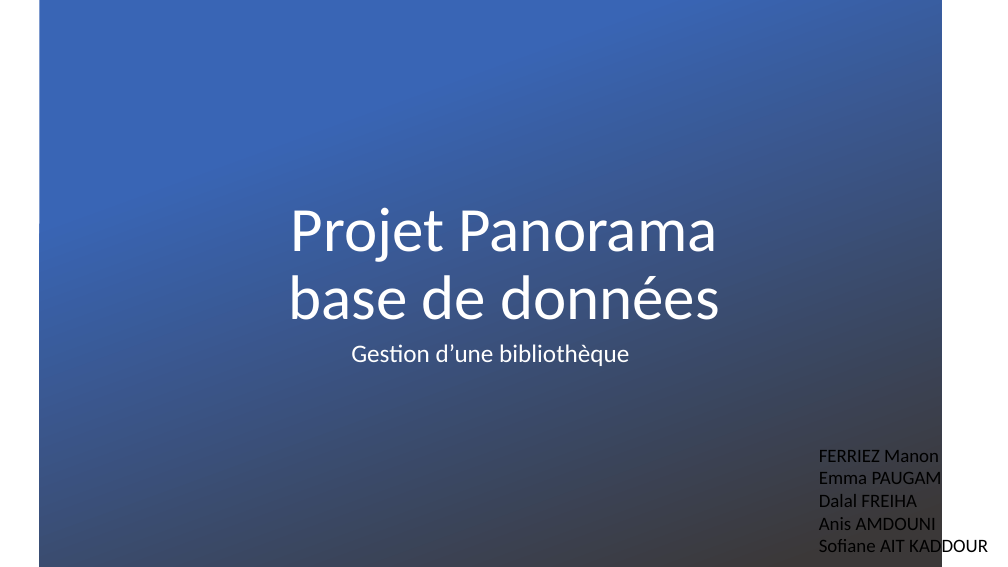
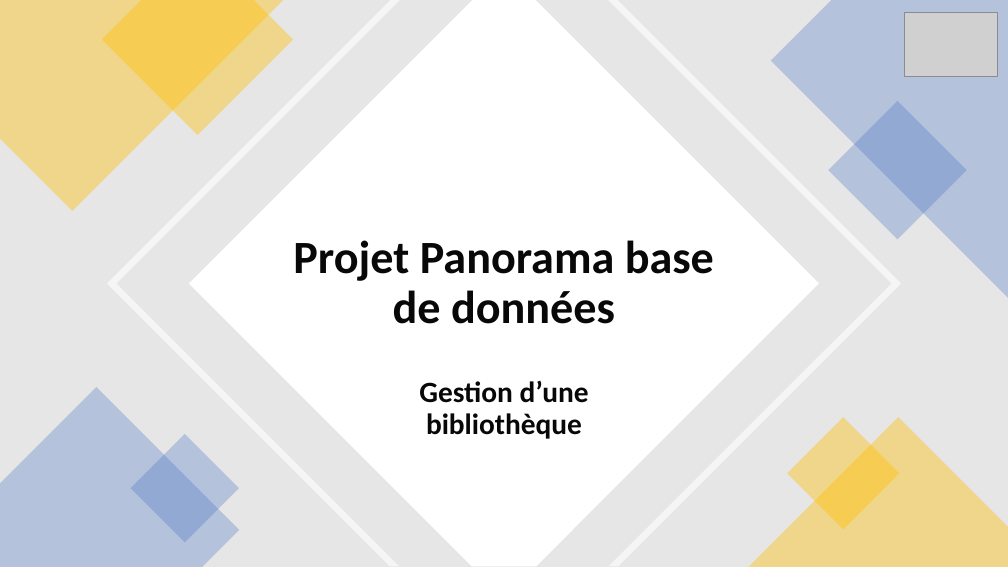
Before and after one commit to Anistea/Biblioth-que, a slide deck: slide 1 of PowerPoint_Projet Panorama base de données.pptx. Drawn at 1008x567 pixels with LibreOffice and Linux fonts; fonts in the diff are those of the drawing; grey boxes stand for pictures; background and template pictures are left out. Boxes give left, top, right and bottom in pixels: in the first picture for what was removed or moved away, otherwise in the second. Text is boxed around its words. In the diff, an @@ line names an element or a change of style, - is before the commit and + after.

```diff
--- a/PowerPoint_Projet Panorama base de données.pptx
+++ b/PowerPoint_Projet Panorama base de données.pptx
@@ rectangle: place and size @@
-rectangle at bbox=[39, 0, 941, 567]
+rectangle at bbox=[0, 0, 1008, 567]
@@ rectangle at bbox=[0, 0, 1008, 567]: fill gradient #3965B5 to #3B3838 to #E7E6E6 @@
@@ freeform shape added at bbox=[0, 0, 283, 211], fill #FFC000 at 40% opacity @@
@@ freeform shape added at bbox=[102, 0, 293, 135], fill #FFC000 at 40% opacity @@
@@ freeform shape added at bbox=[107, 0, 901, 567], fill #FFFFFF at 60% opacity @@
@@ freeform shape added at bbox=[189, 0, 819, 567], fill #FFFFFF @@
@@ freeform shape added at bbox=[771, 0, 1008, 298], fill #4472C4 at 30% opacity @@
@@ picture added at bbox=[905, 13, 998, 77] @@
@@ rectangle added at bbox=[828, 101, 967, 240], fill #4472C4 at 30% opacity @@
@@ title "Projet Panorama base de données": place and size @@
-title "Projet Panorama base de données" at bbox=[288, 207, 720, 320]
+title "Projet Panorama base de données" at bbox=[293, 240, 714, 324]
@@ title "Projet Panorama base de données" at bbox=[293, 240, 714, 324]: size 60 to 44 pt, text colour #FFFFFF to #080808, bold on; vertical alignment bottom to middle @@
@@ freeform shape added at bbox=[0, 388, 239, 567], fill #4472C4 at 30% opacity @@
@@ subtitle "Gestion d’une bibliothèque": place and size @@
-subtitle "Gestion d’une bibliothèque" at bbox=[351, 344, 629, 366]
+subtitle "Gestion d’une bibliothèque" at bbox=[419, 381, 589, 439]
@@ subtitle "Gestion d’une bibliothèque" at bbox=[419, 381, 589, 439]: size 24 to 28 pt, text colour #FFFFFF to #080808, bold on @@
@@ freeform shape added at bbox=[748, 417, 1008, 567], fill #FFC000 at 40% opacity @@
@@ rectangle added at bbox=[787, 417, 900, 529], fill #FFC000 at 40% opacity @@
@@ rectangle added at bbox=[131, 434, 240, 543], fill #4472C4 at 30% opacity @@
@@ text removed at bbox=[819, 450, 988, 558] @@
-FERRIEZ Manon
-Emma PAUGAM
-Dalal FREIHA
-Anis AMDOUNI
-Sofiane AIT KADDOUR
```
Also in this commit, not shown: 13 other slides changed, 13 slides added.
